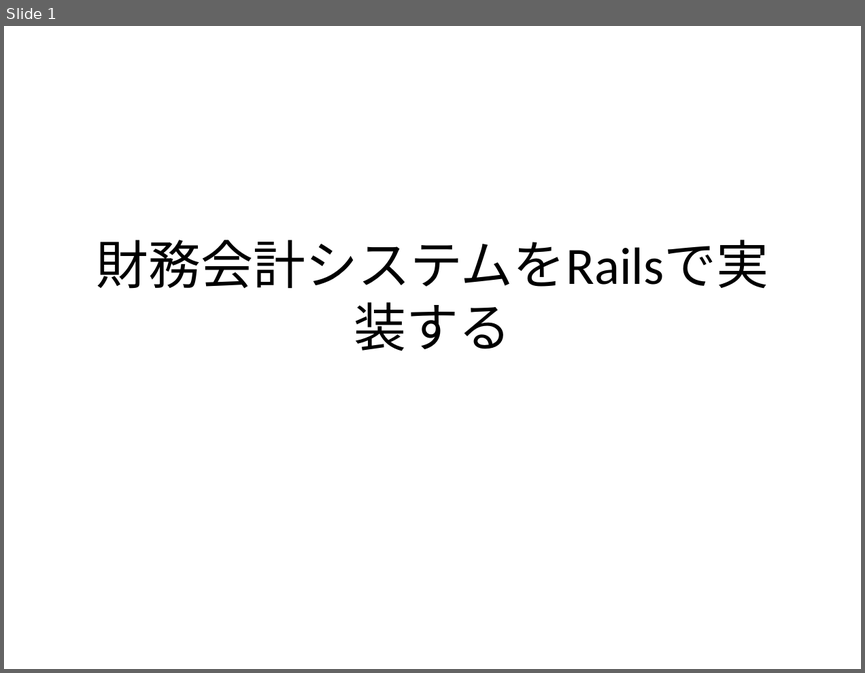
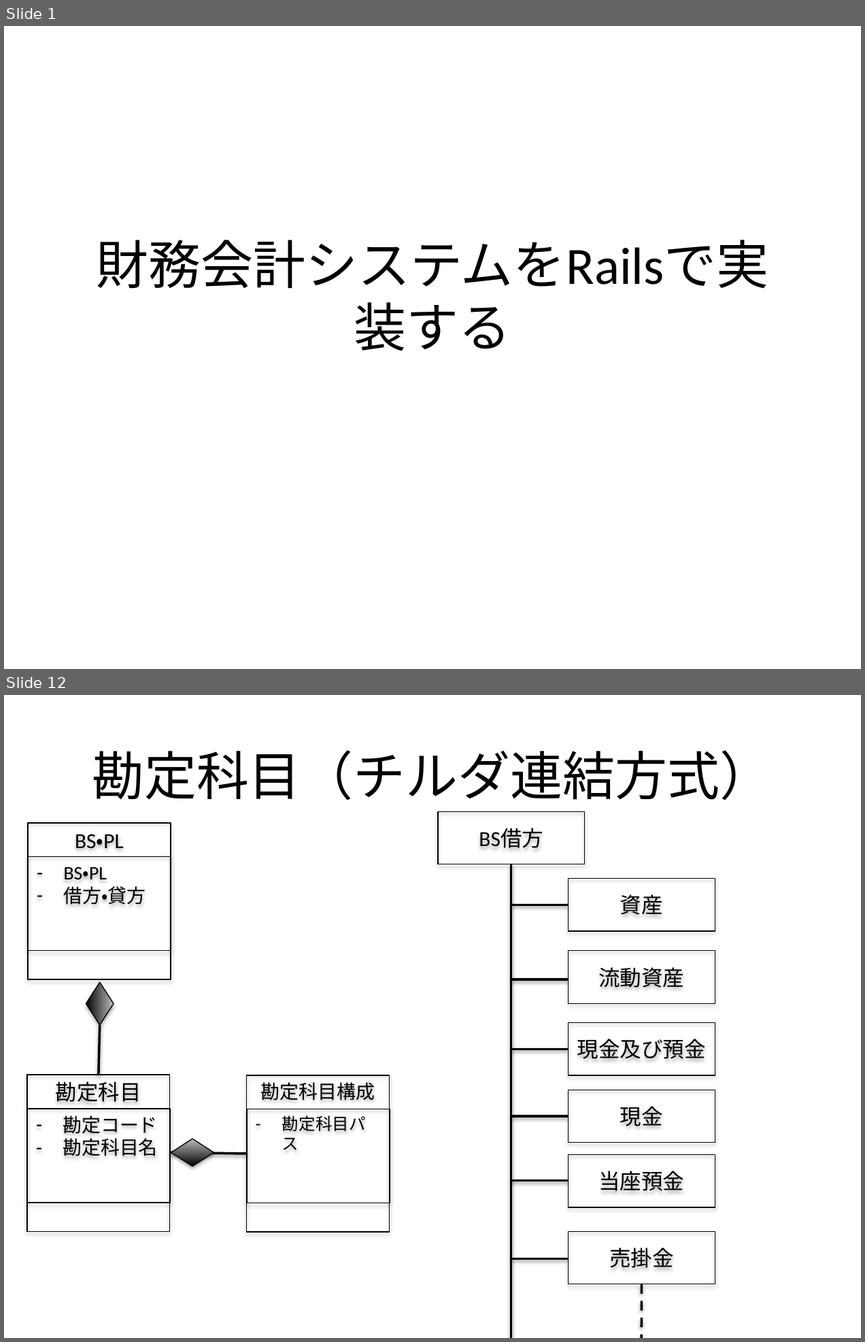
Before and after one commit to k2works/rails_accounting, a slide deck: ppt/プレゼン資料.pptx. Shown one above the other, each under a label of ours: slide 1 before the commit, slides 1 and 12 after it; the slides between them are not shown. The pictures are 865x673 and 865x1342 pixels, drawn with LibreOffice and Linux fonts; fonts in the diff are those of the drawing. Boxes give left, top, right and bottom in pixels: in the first picture for what was removed or moved away, otherwise in the second. Text is boxed around its words. In the diff, an @@ line names an element or a change of style, - is before the commit and + after.

```diff
--- a/ppt/プレゼン資料.pptx
+++ b/ppt/プレゼン資料.pptx
@@ slide 12 added at bbox=[4, 695, 861, 1338], background #FFFFFF @@
@@ title added at bbox=[92, 750, 772, 800], 44 pt, text #000000 @@
+勘定科目（チルダ連結方式）
@@ rectangle added at bbox=[438, 811, 584, 864], outline #000000 0.75 pt, 18 pt, text #000000 @@
+BS借方
@@ rectangle added at bbox=[28, 823, 171, 979], outline #000000 0.75 pt, 18 pt, text #000000 @@
+BS・PL
@@ rectangle added at bbox=[28, 857, 171, 951], outline #000000 0.75 pt, 16 pt, text #000000 @@
+– BS・PL
+– 借方・貸方
@@ line added from (511, 864) to (511, 1338), #000000 2 pt @@
@@ rectangle added at bbox=[568, 879, 715, 930], outline #000000 0.75 pt, 18 pt, text #000000 @@
+資産
@@ line added from (511, 905) to (568, 905), #000000 2 pt @@
@@ rectangle added at bbox=[568, 950, 715, 1002], outline #000000 0.75 pt, 18 pt, text #000000 @@
+流動資産
@@ line added from (511, 979) to (568, 979), #000000 2 pt @@
@@ diamond added at bbox=[86, 982, 113, 1025], fill gradient #000000 to #BDBDBD, outline #000000 0.75 pt @@
@@ line added from (100, 1025) to (99, 1074), #000000 2 pt @@
@@ rectangle added at bbox=[568, 1022, 715, 1074], outline #000000 0.75 pt, 18 pt, text #000000 @@
+現金及び預金
@@ line added from (511, 1049) to (568, 1049), #000000 2 pt @@
@@ rectangle added at bbox=[27, 1074, 170, 1232], outline #000000 0.75 pt, 18 pt, text #000000 @@
+勘定科目
@@ rectangle added at bbox=[247, 1075, 390, 1232], outline #000000 0.75 pt, 16 pt, text #000000 @@
+勘定科目構成
@@ rectangle added at bbox=[568, 1090, 715, 1142], outline #000000 0.75 pt, 18 pt, text #000000 @@
+現金
@@ rectangle added at bbox=[27, 1108, 170, 1202], outline #000000 0.75 pt, 16 pt, text #000000 @@
+– 勘定コード
+– 勘定科目名
@@ rectangle added at bbox=[247, 1109, 390, 1203], outline #000000 0.75 pt, 14 pt, text #000000 @@
+– 勘定科目パス
@@ line added from (511, 1116) to (568, 1116), #000000 2 pt @@
@@ diamond added at bbox=[171, 1139, 214, 1166], fill gradient #000000 to #BDBDBD, outline #000000 0.75 pt @@
@@ line added from (170, 1153) to (247, 1153), #000000 2 pt @@
@@ rectangle added at bbox=[568, 1154, 715, 1206], outline #000000 0.75 pt, 18 pt, text #000000 @@
+当座預金
@@ line added from (511, 1180) to (568, 1180), #000000 2 pt @@
@@ rectangle added at bbox=[568, 1232, 715, 1284], outline #000000 0.75 pt, 18 pt, text #000000 @@
+売掛金
@@ line added from (511, 1259) to (568, 1259), #000000 2 pt @@
@@ line added from (641, 1284) to (641, 1338), #000000 2 pt dashed @@
```
Also in this commit, not shown: 7 slides changed, 6 other slides added, 9 other files.
